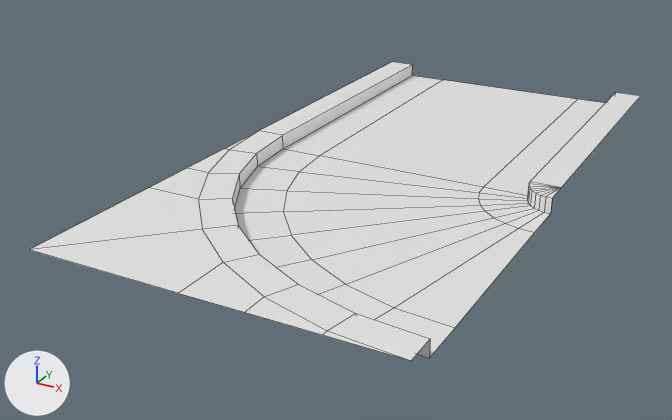
Renders of the Blender file datas/meshes/water-canal.blend from each side of a commit.
The view is the same before and after, from a 50 mm camera at (1.22, -2.09, 1.08) aimed at (-0.15, 0.4, -0.17). The lights are fixed; the arrows at lower left show +X, +Y and +Z. Mesh edges are drawn as thin lines.

Names of what the first picture shows: '0-straight-border', '1-straight-shore', '2-straight-water', '4-turn-border', '5-turn-shore', '6-turn-water', '7-turn-floor'.
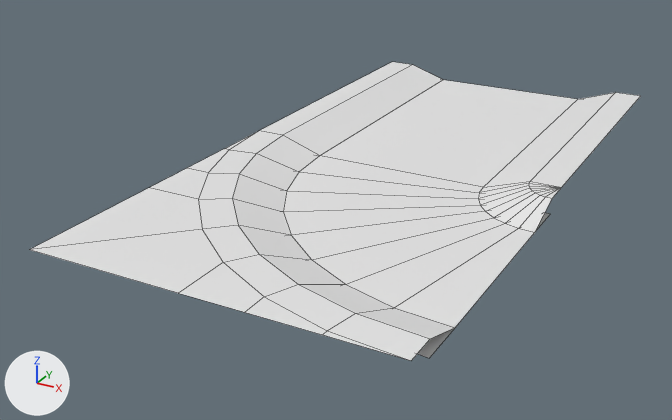
Location of each change, (x1, y1, x2, y2) in pixels of the pictures (672 x 420 px; the box of a moved part takes in the faces that stretch with it):
```json
{"object": "4-turn-border", "change": "reshaped, modifiers changed", "before": [198, 131, 561, 361], "after": [198, 131, 561, 361]}
{"part": 1, "of": "me_plane", "change": "moved or reshaped", "after": [484, 92, 616, 187], "on screen": "not visible before"}
{"part": 2, "of": "me_plane", "change": "moved or reshaped", "before": [283, 65, 413, 148], "after": [283, 65, 442, 156]}
{"part": 3, "of": "me_plane_006", "change": "moved or reshaped", "before": [527, 185, 552, 214], "after": [478, 181, 552, 232]}
{"part": 4, "of": "me_plane_006", "change": "moved or reshaped", "before": [232, 136, 430, 358], "after": [232, 136, 455, 339]}
{"object": "5-turn-shore", "change": "unchanged, covered by the edit", "before": [234, 149, 550, 358], "after": [418, 213, 550, 358]}
{"object": "1-straight-shore", "change": "unchanged, covered by the edit", "before": [283, 76, 605, 196]}
```

The change, as JSON lines over the scene's bpy script:
```json
{"block": "me_plane", "where": "me_plane.from_pydata(...)  # 12 vertices, 4 faces; spans x -0.55..0.55, y -0.55..0.55, z -0.05..0.0"}
{"block": "me_plane", "where": "# used by ob_0_straight_border; location = (0.0, 1.1, 0.0)"}
{"block": "me_plane", "change": "me_plane part 1"}
{"op": "set", "path": "me_plane.vertices[0].co", "old": "(0.45, -0.55, -0.05)", "new": "(0.3, -0.55, -0.05)", "note": "pixel (528, 196) -> pixel (483, 187)"}
{"op": "set", "path": "me_plane.vertices[1].co", "old": "(0.45, 0.55, -0.05)", "new": "(0.3, 0.55, -0.05)", "note": "not seen -> pixel (577, 99)"}
{"block": "me_plane", "change": "me_plane part 2"}
{"op": "set", "path": "me_plane.vertices[2].co", "old": "(-0.45, -0.55, -0.05)", "new": "(-0.3, -0.55, -0.05)", "note": "pixel (283, 148) -> pixel (319, 155)"}
{"op": "set", "path": "me_plane.vertices[3].co", "old": "(-0.45, 0.55, -0.05)", "new": "(-0.3, 0.55, -0.05)", "note": "pixel (412, 75) -> pixel (443, 79)"}
{"block": "me_plane_006", "where": "me_plane_006.from_pydata(...)  # 46 vertices, 32 faces; spans x -0.55..0.55, y -0.55..0.55, z -0.05..0.0"}
{"block": "me_plane_006", "where": "# used by ob_4_turn_border; location = (0.0, 0.0, 0.0)"}
{"block": "me_plane_006", "change": "me_plane_006 part 3: all 9 vertices in x 0.45..0.55, y 0.45..0.55, z -0.05 are scaled about their middle by (2.5, 2.5, 1), then moved by (-0.075, -0.075, 0.0)"}
{"block": "me_plane_006", "change": "me_plane_006 part 4"}
{"op": "set", "path": "me_plane_006.vertices[2].co", "old": "(-0.45, 0.55, -0.05)", "new": "(-0.3, 0.55, -0.05)", "note": "pixel (283, 148) -> pixel (319, 155)"}
{"op": "set", "path": "me_plane_006.vertices[7].co", "old": "(-0.431, 0.355, -0.05)", "new": "(-0.284, 0.384, -0.05)", "note": "pixel (257, 166) -> pixel (299, 171)"}
{"op": "set", "path": "me_plane_006.vertices[13].co", "old": "(-0.374, 0.167, -0.05)", "new": "(-0.235, 0.225, -0.05)", "note": "pixel (239, 188) -> pixel (286, 190)"}
{"op": "set", "path": "me_plane_006.vertices[18].co", "old": "(-0.281, -0.006, -0.05)", "new": "(-0.157, 0.078, -0.05)", "note": "not seen -> pixel (283, 211)"}
{"op": "set", "path": "me_plane_006.vertices[22].co", "old": "(-0.157, -0.157, -0.05)", "new": "(-0.051, -0.051, -0.05)", "note": "not seen -> pixel (291, 235)"}
{"op": "set", "path": "me_plane_006.vertices[27].co", "old": "(-0.006, -0.281, -0.05)", "new": "(0.078, -0.157, -0.05)", "note": "not seen -> pixel (311, 259)"}
{"op": "set", "path": "me_plane_006.vertices[33].co", "old": "(0.167, -0.374, -0.05)", "new": "(0.225, -0.235, -0.05)", "note": "not seen -> pixel (345, 284)"}
{"op": "set", "path": "me_plane_006.vertices[39].co", "old": "(0.355, -0.431, -0.05)", "new": "(0.384, -0.284, -0.05)", "note": "not seen -> pixel (394, 307)"}
{"op": "set", "path": "me_plane_006.vertices[44].co", "old": "(0.55, -0.45, -0.05)", "new": "(0.55, -0.3, -0.05)", "note": "pixel (429, 358) -> pixel (455, 327)"}
{"block": "ob_4_turn_border", "where": "_m = ob_4_turn_border.modifiers.new('EdgeSplit', 'EDGE_SPLIT')"}
{"op": "add", "block": "ob_4_turn_border", "code": "_m.split_angle = 0.175"}
```
